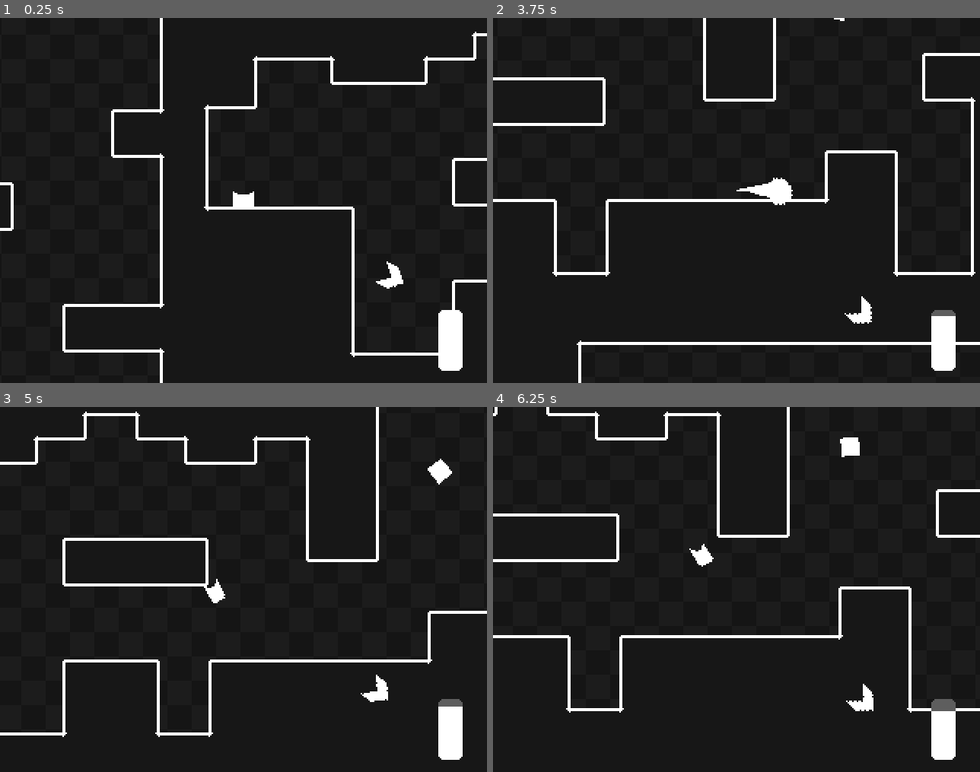
Above: before the commit, frames 1-4 (two rows, left to right).
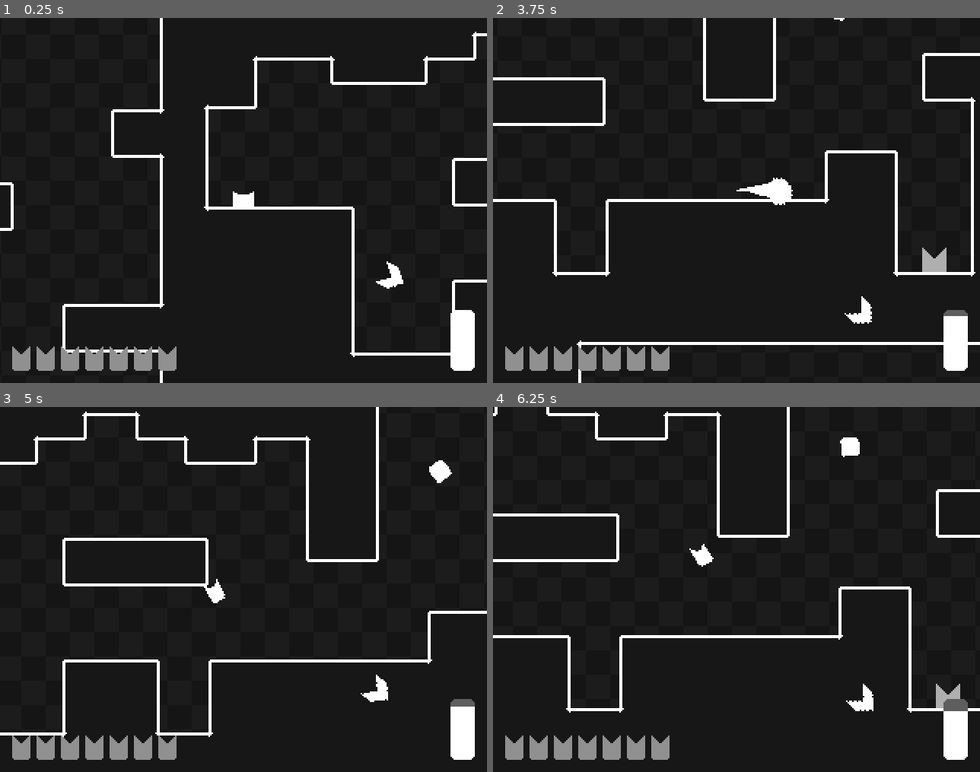
Above: after the commit, the same moments.

Repository: deltea/Gravity
Game: Godot game, scene res://main.tscn
Two runs of this game, one before a commit and one after it. Both use one fixed random seed, a clock stepped at 60 frames per second and the inputs below.
Inputs:
- Up to frame 1 (0.25 s): no input
- Up to frame 2 (3.75 s): hold D (right) 0.53-2.03 s; tap Shift (fly) every 0.75 s from 0.6 to 3.6 s; tap Space (jump) at 0.77, 1.52, 3.02 s; hold A (left) 2.03-2.78 s; hold D (right) from 2.78 s (still down)
- Up to frame 3 (5 s): tap Space (jump) at 3.77, 4.52 s; release D (right) at 4.28 s; hold A (left) from 4.28 s (still down); tap Shift (fly) at 4.35 s
- Up to frame 4 (6.25 s): release A (left) at 5.03 s; hold D (right) 5.03-5.78 s; tap Shift (fly) at 5.1, 5.85 s; hold A (left) from 5.78 s (still down); tap Space (jump) at 6.02 s

The runs differ from the first frame. In frame 1, 2.3% of the frame differs, in the area x 2-98%, y 80-97%; in frame 2, 2.5%, in the area x 2-98%, y 0-97%; in frame 3, 2.3%; in frame 4, 2.4%.

Commit message:
🎯 target counter

Diff:
--- a/level_manager.gd
+++ b/level_manager.gd
@@ -2,12 +2,21 @@
 class_name LevelManager
 
 @export var targets: Array[Target]
+@export var target_counter: HBoxContainer
+@export var target_ui_lit: Texture2D
+@export var target_ui_unlit: Texture2D
 
 var targets_left: Array[Target]
 
 func _enter_tree() -> void:
 	Globals.level_manager = self
-	targets_left = targets
+	targets_left = targets.duplicate()
+
+func _ready() -> void:
+	for target in targets:
+		var target_ui = TextureRect.new()
+		target_ui.texture = target_ui_unlit
+		target_counter.add_child(target_ui)
 
 func update_current_target():
 	targets_left.front().on_opened()
@@ -15,6 +24,8 @@
 func pop_target():
 	var popped_target = targets_left.pop_front()
 	popped_target.on_touched()
+	target_counter.get_child(targets.size() - targets_left.size() - 1).texture = target_ui_lit
+
 	if targets_left.size() <= 0:
 		get_tree().reload_current_scene()
 	else:
--- a/main.tscn
+++ b/main.tscn
@@ -1,11 +1,13 @@
-[gd_scene load_steps=11 format=3 uid="uid://di2y6kfmakfxa"]
+[gd_scene load_steps=13 format=3 uid="uid://di2y6kfmakfxa"]
 
 [ext_resource type="Script" path="res://level_manager.gd" id="1_0meq5"]
 [ext_resource type="Texture2D" uid="uid://cr7cr36w0ji06" path="res://assets/background.png" id="1_t1c3w"]
 [ext_resource type="PackedScene" uid="uid://o63hvo6vk6iw" path="res://player.tscn" id="1_v8rmo"]
 [ext_resource type="Texture2D" uid="uid://b0510blj75742" path="res://assets/stamina-bar.png" id="2_bunqf"]
 [ext_resource type="Texture2D" uid="uid://clr5ypybtun8g" path="res://assets/tileset.png" id="2_kqmtn"]
+[ext_resource type="Texture2D" uid="uid://cuc712p0p1l2j" path="res://assets/target-ui-unlit.png" id="3_fas2k"]
 [ext_resource type="Texture2D" uid="uid://c7g5fuaxtvaga" path="res://assets/arrow.png" id="3_ihhh7"]
+[ext_resource type="Texture2D" uid="uid://dikcgwleyh6kt" path="res://assets/target-ui.png" id="4_xr73o"]
 [ext_resource type="PackedScene" uid="uid://bejvcspusjgu1" path="res://refill.tscn" id="5_dhpsl"]
 [ext_resource type="PackedScene" uid="uid://ducsoj3lu5jvu" path="res://target.tscn" id="7_vljsy"]
 
@@ -588,16 +590,19 @@
 
 [node name="Main" type="Node"]
 
-[node name="LevelManager" type="Node" parent="." node_paths=PackedStringArray("targets")]
+[node name="LevelManager" type="Node" parent="." node_paths=PackedStringArray("targets", "target_counter")]
 script = ExtResource("1_0meq5")
-targets = [NodePath("../World/Targets/Target"), NodePath("../World/Targets/Target2")]
+targets = [NodePath("../World/Targets/Target"), NodePath("../World/Targets/Target2"), NodePath("../World/Targets/Target3"), NodePath("../World/Targets/Target4"), NodePath("../World/Targets/Target5"), NodePath("../World/Targets/Target6"), NodePath("../World/Targets/Target7")]
+target_counter = NodePath("../CanvasLayer/TargetCounter")
+target_ui_lit = ExtResource("4_xr73o")
+target_ui_unlit = ExtResource("3_fas2k")
 
 [node name="CanvasLayer" type="CanvasLayer" parent="."]
 
 [node name="Stamina" type="TextureProgressBar" parent="CanvasLayer"]
-offset_left = 288.0
+offset_left = 296.0
 offset_top = 192.0
-offset_right = 304.0
+offset_right = 312.0
 offset_bottom = 232.0
 value = 100.0
 fill_mode = 3
@@ -611,10 +616,10 @@
 anchor_top = 0.5
 anchor_right = 0.5
 anchor_bottom = 0.5
-offset_left = -8.0
-offset_top = -8.0
-offset_right = 8.0
-offset_bottom = 8.0
+offset_left = -160.0
+offset_top = -120.0
+offset_right = -144.0
+offset_bottom = -104.0
 grow_horizontal = 2
 grow_vertical = 2
 pivot_offset = Vector2(8, 8)
@@ -624,6 +629,12 @@
 stretch_mode = 3
 metadata/_edit_use_anchors_ = true
 
+[node name="TargetCounter" type="HBoxContainer" parent="CanvasLayer"]
+offset_left = 8.0
+offset_top = 216.0
+offset_right = 272.0
+offset_bottom = 232.0
+
 [node name="ParallaxBackground" type="ParallaxBackground" parent="CanvasLayer"]
 
 [node name="ParallaxLayer" type="ParallaxLayer" parent="CanvasLayer/ParallaxBackground"]
@@ -657,3 +668,18 @@
 
 [node name="Target2" parent="World/Targets" instance=ExtResource("7_vljsy")]
 position = Vector2(528, -352)
+
+[node name="Target3" parent="World/Targets" instance=ExtResource("7_vljsy")]
+position = Vector2(-232, 432)
+
+[node name="Target4" parent="World/Targets" instance=ExtResource("7_vljsy")]
+position = Vector2(-56, -336)
+
+[node name="Target5" parent="World/Targets" instance=ExtResource("7_vljsy")]
+position = Vector2(-232, -352)
+
+[node name="Target6" parent="World/Targets" instance=ExtResource("7_vljsy")]
+position = Vector2(488, 208)
+
+[node name="Target7" parent="World/Targets" instance=ExtResource("7_vljsy")]
+position = Vector2(-272, 32)
Binary file changed: assets/refill.png
Binary file added: assets/target-ui-unlit.png
Not shown, added: assets/target-ui-unlit.png.import
Binary file added: assets/target-ui.png
Not shown, added: assets/target-ui.png.import
